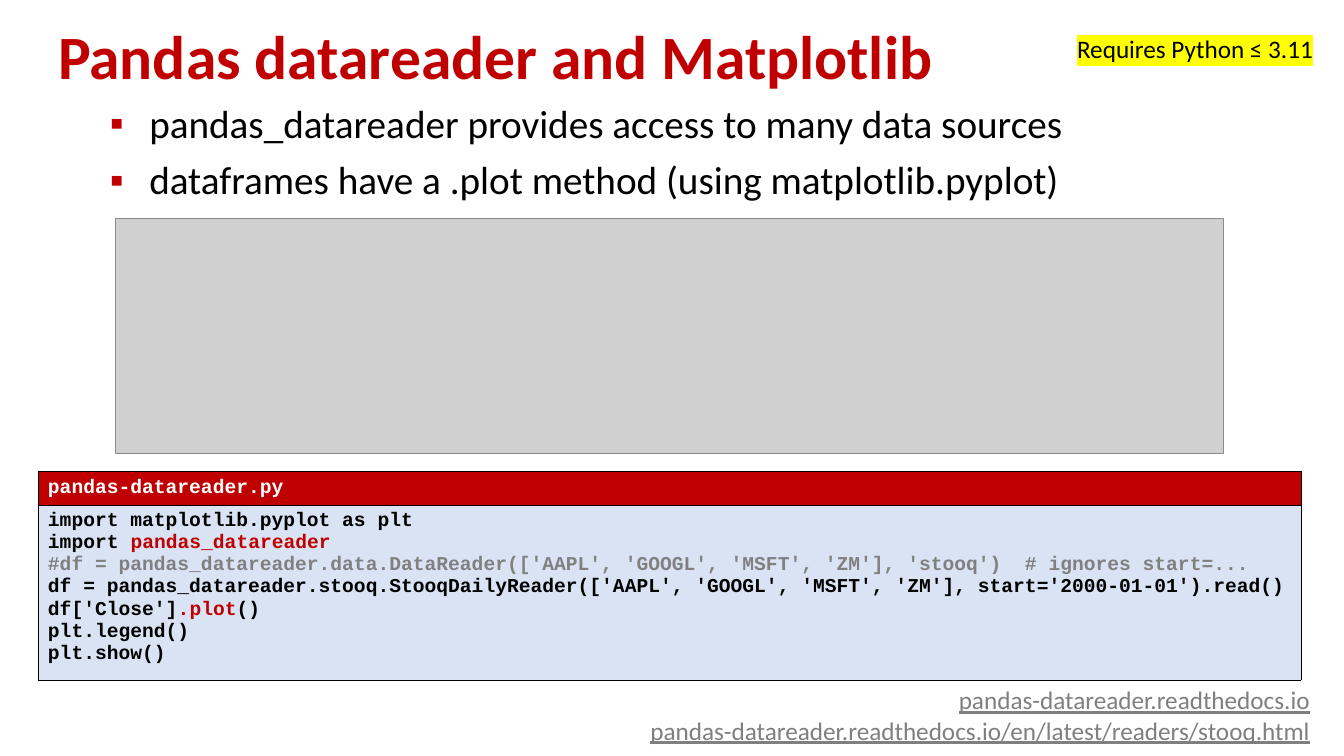
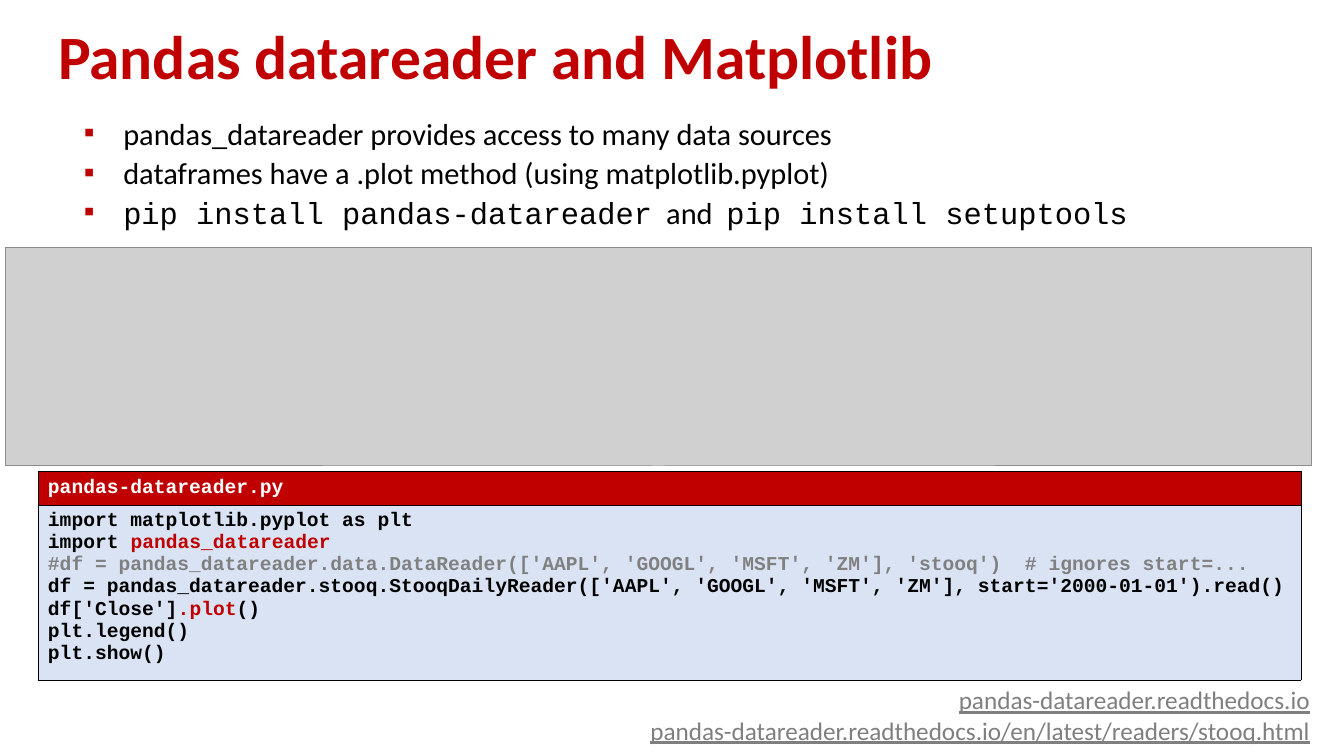
Before and after one commit to gsbrodal/gsbrodal.github.io, a slide deck: slide 16 of ipsa/slides/pandas.pptx. Drawn at 1344x756 pixels with LibreOffice and Linux fonts; fonts in the diff are those of the drawing; grey boxes stand for pictures. Boxes give left, top, right and bottom in pixels: in the first picture for what was removed or moved away, otherwise in the second. Text is boxed around its words. In the diff, an @@ line names an element or a change of style, - is before the commit and + after.

Commit message:
project-2-portfolio.md all-slides.pdf pandas.pdf pandas.pptx

```diff
--- a/ipsa/slides/pandas.pptx
+++ b/ipsa/slides/pandas.pptx
@@ text removed at [1077, 40, 1313, 62] @@
-Requires Python ≤ 3.11
@@ text "pandas_datareader provides access to many ...": place and size @@
-text "pandas_datareader provides access to many ..." at [149, 110, 1062, 201]
+text "pandas_datareader provides access to many ..." at [123, 124, 1127, 231]
@@ text at [123, 124, 832, 190]: size 28 to 21.7 pt in "pandas_datareader provides access to many data sources", "dataframes have a .plot method (using matplotlib.pyplot)"; line spacing 0.9 to 0.7 @@
@@ text at [123, 202, 1127, 231]: paragraph added @@
+▪ pip install pandas-datareader and pip install setuptools
@@ picture: place and size @@
-picture at [115, 219, 1224, 454]
+picture at [5, 248, 1312, 467]
```
Also in this commit, not shown: 3 other files.
